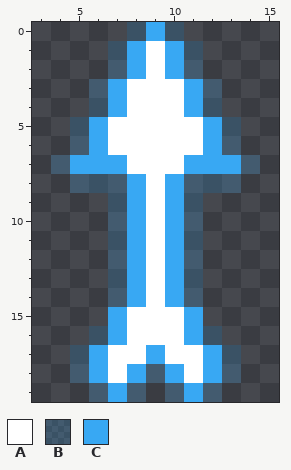
Pixel-art sprite: resource/entity/matter/matter_arrow.png. That is the earlier state.
The file is 20x20 pixels. Colours within 5 levels of each other are drawn and written as one. Shown: x 3..15, y 0..19.
Palette (. is transparent): A #ffffff  B #38a8f333  C #38a8f3
Pixels before, first column x 4:
 0 ....BCB....
 1 ...BCACB...
 2 ...BCACB...
 3 ..BCAAACB..
 4 ..BCAAACB..
 5 .BCAAAAACB.
 6 .BCAAAAACB.
 7 BCCCAAACCCB
 8 .BBBCACBBB.
 9 ...BCACB...
10 ...BCACB...
11 ...BCACB...
12 ...BCACB...
13 ...BCACB...
14 ...BCACB...
15 ...CAAAC...
16 ..BCAAACB..
17 .BCAACAACB.
18 .BCACBCACB.
19 ..BCB.BCB..
New version:
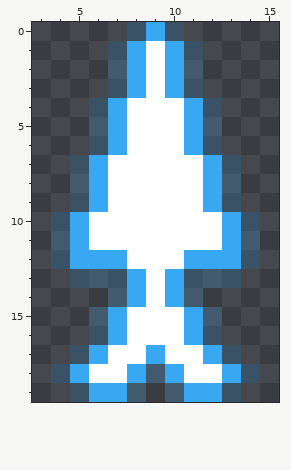
The edit:
y 3: x 6..8 BCA -> .BC; x 10..12 ACB -> CB.
y 5..6: x 5..7 BCA -> .BC; x 11..13 ACB -> CB.
y 7: x 4..5 BC -> .B; x 7 C -> A; x 11 C -> A; x 13..14 CB -> B.
y 8: x 6..8 BBC -> CAA; x 10..12 CBB -> AAC
y 9: x 5..8 ..BC -> BCAA; x 10..13 CB.. -> AACB
y 10..11: x 4..8 ...BC -> BCAAA; x 10..14 CB... -> AAACB
y 12: x 4..8 ...BC -> BCCCA; x 10..14 CB... -> ACCCB
y 13: x 5..6 .. -> BB; x 12..13 .. -> BB
y 15: x 6 . -> B; x 12 . -> B
y 18: x 4..6 .BC -> BCA; x 12..14 CB. -> ACB
y 19: x 5..6 .B -> BC; x 12..13 B. -> CB
Changed places in both pictures, as pixel boxes (x1, y1, x2, y2):
changed: (51, 79, 260, 402)
